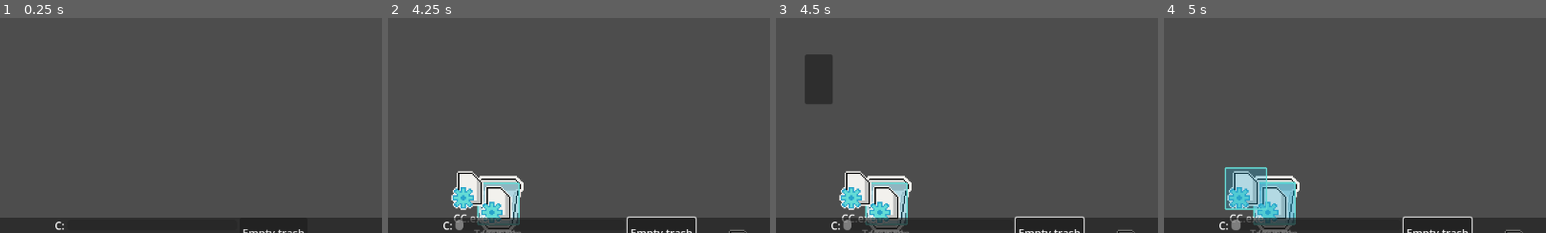
Above: before the commit, frames 1-4 (left to right).
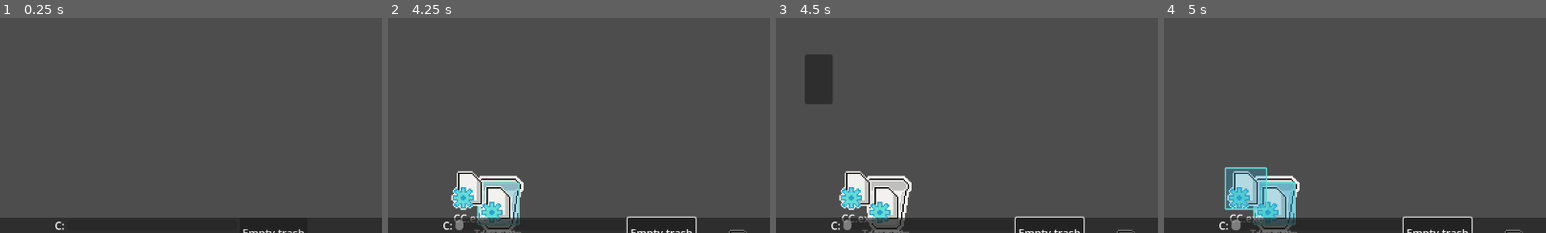
Above: after the commit, the same moments.

Repository: VileOar/ludum-dare-54
Game: Godot game, scene res://scenes/main.tscn
Same seed, same stepped clock (60 frames per second), same inputs: the game is played once before the commit and once after it.
Inputs (mouse positions are % of the whole screen's width and height, from its top left):
- Up to frame 1 (0.25 s): no input
- Up to frame 2 (4.25 s): click "Ok" at 0.5 s; click "Empty trash" at 1.25 s; click "Empty trash" at 2 s; click "Empty trash" at 2.75 s; tap Enter at 3.5 s; drag from (91, 82) to (41, 90) at 3.52 s
- Up to frame 3 (4.5 s): tap Space at 4.25 s; drag from (30, 55) to (41, 90) at 4.27 s
- Up to frame 4 (5 s): no input
The pictures show only the part of the screen within x 26-76%, y 46-96%; the shares and areas given below are measured in that part.

Frames 1-2 are identical in both runs. In frame 3, 0.7% of the frame differs, in the area x 23-35%, y 76-97%; in frame 4, nothing differs.

Commit message:
hotfix

Diff:
--- a/scripts/mouse_manager.gd
+++ b/scripts/mouse_manager.gd
@@ -37,6 +37,9 @@
 			# only enters here if not clicking a file
 			MOUSE_BUTTON_LEFT:
 				if event.pressed:
+					for file in Global.selected_files:
+						file.set_selected(false)
+
 					var mouse_pos = get_global_mouse_position()
 					initial_mouse_pos = mouse_pos
 					panel.position = mouse_pos
